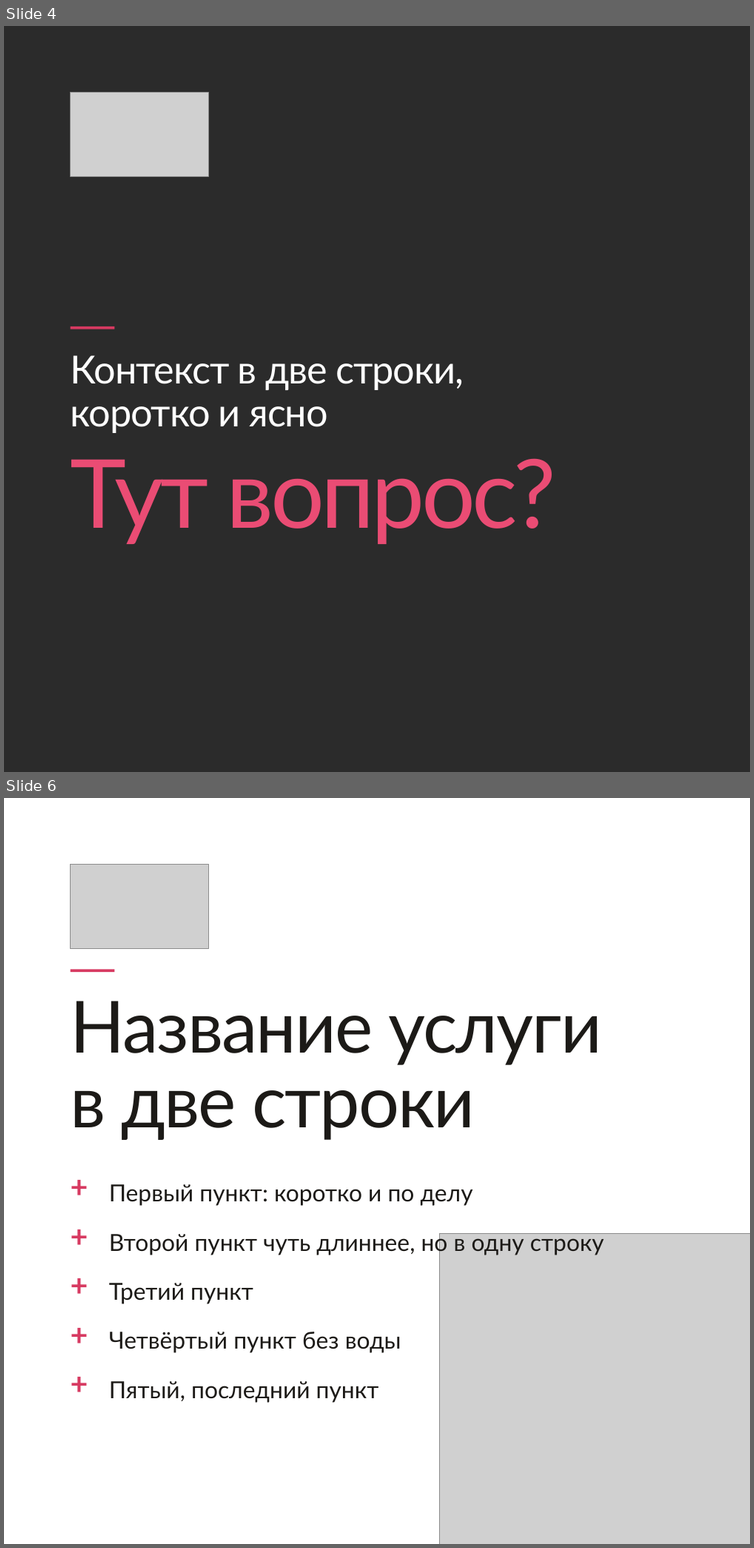
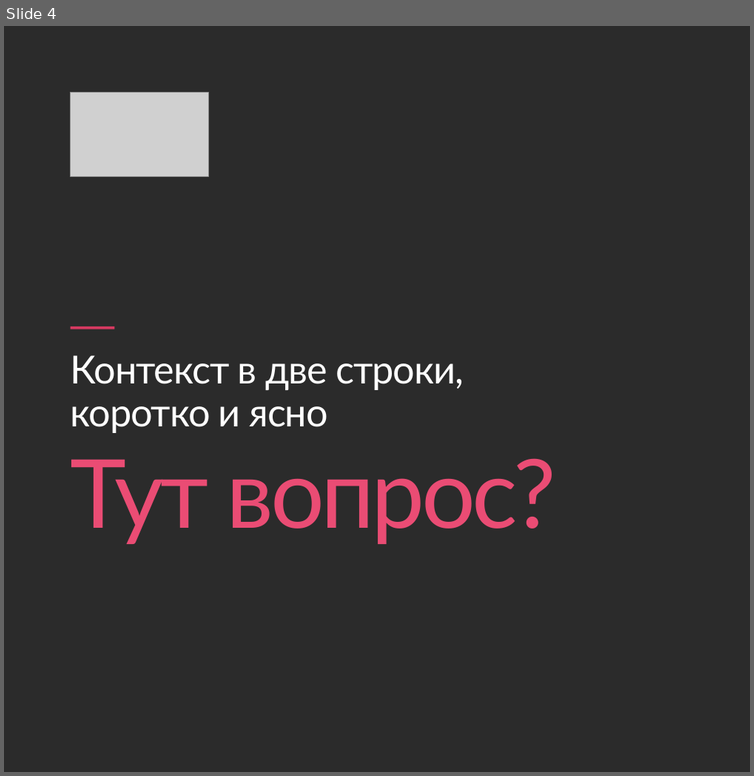
Before and after one commit to fagencymarketing-coder/design-system, a slide deck: editable/1plus1-templates.pptx. Shown one above the other, each under a label of ours: slides 4 and 6 before the commit, slide 4 after it; the slides between them are not shown. The pictures are 754x1548 and 754x776 pixels, drawn with LibreOffice and Linux fonts; fonts in the diff are those of the drawing; grey boxes stand for pictures; background and template pictures are left out; a plain dark background stands for a picture behind light text. Boxes give left, top, right and bottom in pixels: in the first picture for what was removed or moved away, otherwise in the second. Text is boxed around its words. In the diff, an @@ line names an element or a change of style, - is before the commit and + after.

```diff
--- a/editable/1plus1-templates.pptx
+++ b/editable/1plus1-templates.pptx
@@ slide 6 removed at [4, 798, 750, 1544], background picture (left out) @@
@@ picture removed at [71, 865, 208, 948] @@
@@ rectangle removed at [71, 969, 115, 972] @@
@@ text removed at [71, 1001, 602, 1140] @@
-Название услуги
-в две строки
@@ text removed at [71, 1174, 734, 1204] @@
-+
@@ text removed at [109, 1184, 473, 1206] @@
-Первый пункт: коротко и по делу
@@ text removed at [71, 1223, 734, 1254] @@
-+
@@ text removed at [109, 1230, 604, 1255] @@
-Второй пункт чуть длиннее, но в одну строку
@@ picture removed at [439, 1233, 750, 1544] @@
@@ text removed at [71, 1272, 734, 1303] @@
-+
@@ text removed at [109, 1283, 253, 1304] @@
-Третий пункт
@@ text removed at [71, 1321, 734, 1352] @@
-+
@@ text removed at [109, 1332, 401, 1353] @@
-Четвёртый пункт без воды
@@ text removed at [71, 1371, 734, 1401] @@
-+
@@ text removed at [109, 1381, 379, 1403] @@
-Пятый, последний пункт
```
Also in this commit, not shown: 4 slides changed, 1 slide added, 4 other slides removed, 4 other files.
